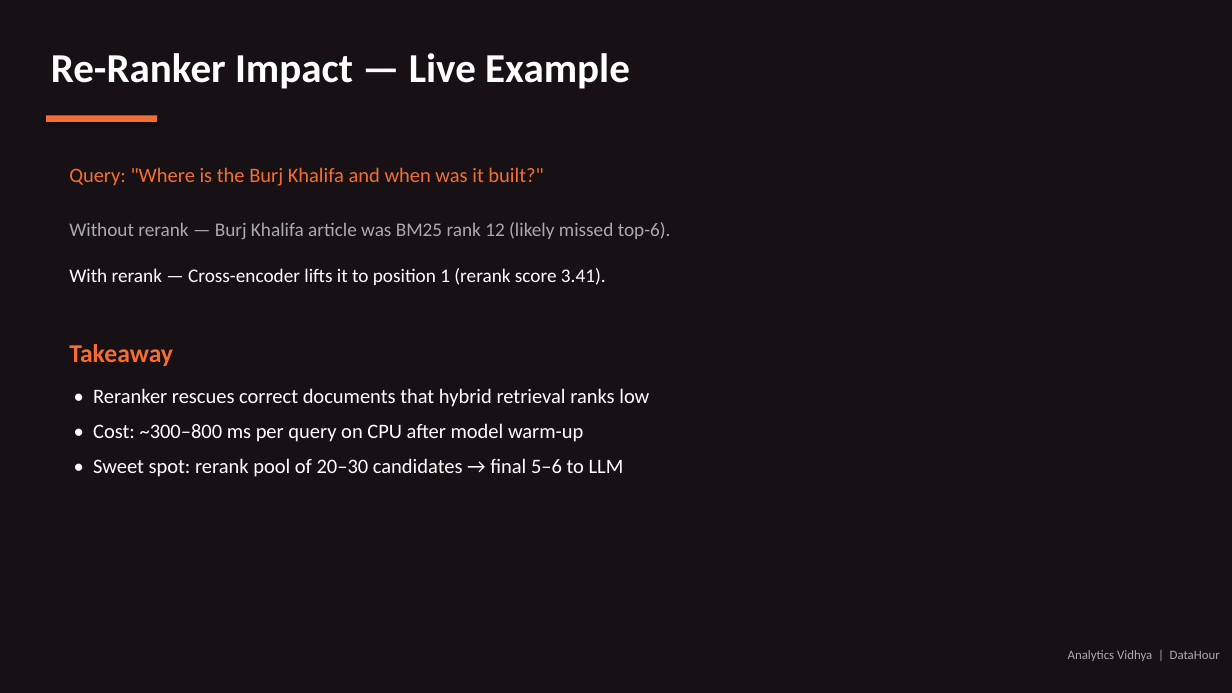
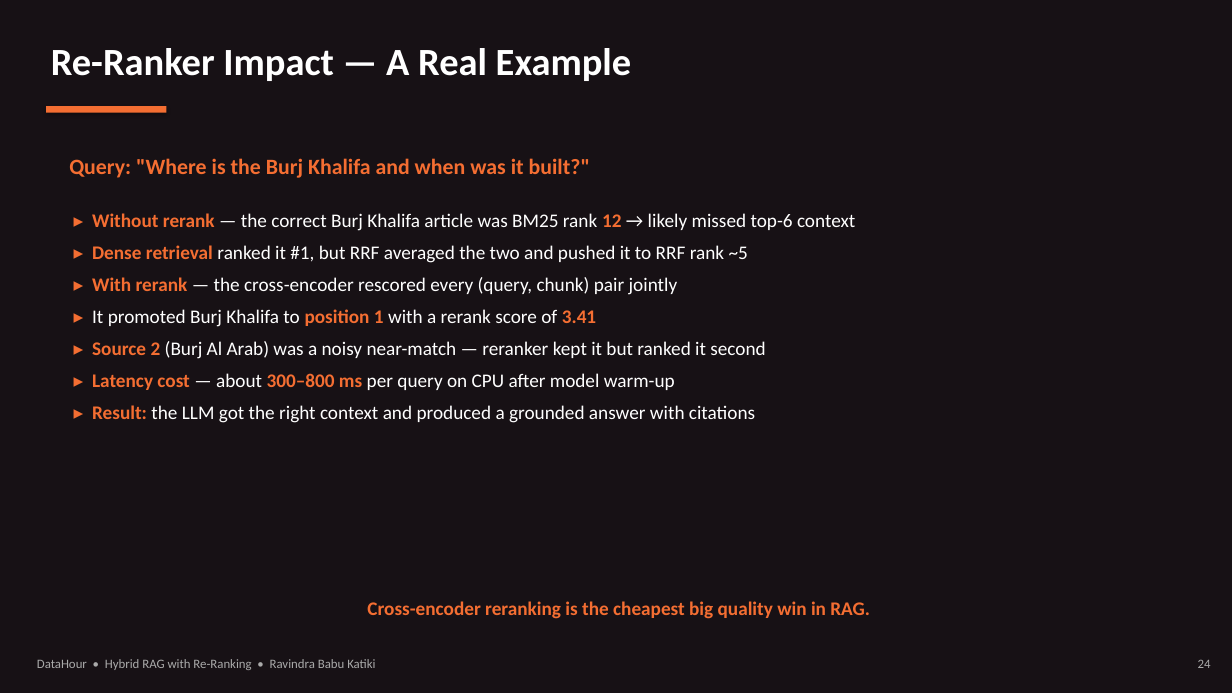
Before and after one commit to sunrise197605/Datahour_HybridRAG, a slide deck: slide 24 of DataHour_HybridRAG.pptx (slide 18 before the commit). Drawn at 1232x693 pixels with LibreOffice and Linux fonts; fonts in the diff are those of the drawing. Boxes give left, top, right and bottom in pixels: in the first picture for what was removed or moved away, otherwise in the second. Text is boxed around its words. In the diff, an @@ line names an element or a change of style, - is before the commit and + after.

Commit message:
Add class docstrings, self-contained demo notebook, and updated deck
Narrative 100-word docstrings on critical classes (HybridRAG,
DenseIndex, BM25Index, CrossEncoderReranker, LLMGenerator,
MistralChat) and key functions (reciprocal_rank_fusion,
build_prompt, CSFS/MRR/HitRate metrics). Ship a self-contained
Plan B notebook with both clean and pre-executed variants, and
the revised DataHour deck with Analytics Vidhya title art and
Vriksha logo.

```diff
--- a/DataHour_HybridRAG.pptx
+++ b/DataHour_HybridRAG.pptx
@@ text at [51, 48, 632, 81]: text changed; size 32 to 30 pt @@
-Re-Ranker Impact — Live Example
+Re-Ranker Impact — A Real Example
@@ rectangle: place and size @@
-rectangle at [46, 116, 157, 122]
+rectangle at [46, 106, 166, 113]
@@ text "Query: "Where is the Burj ...": place and size @@
-text "Query: "Where is the Burj ..." at [69, 167, 543, 186]
+text "Query: "Where is the Burj ..." at [69, 158, 590, 178]
@@ text "Query: "Where is the Burj ..." at [69, 158, 590, 178]: size 16 to 17 pt, bold on @@
@@ text at [92, 213, 855, 423]: text changed; text colour #AAAAAA to #FFFFFF @@
-Without rerank — Burj Khalifa article was BM25 rank 12 (likely missed top-6).
+▸ Without rerank — the correct Burj Khalifa article was BM25 rank 12 → likely missed top-6 context
+▸ Dense retrieval ranked it #1, but RRF averaged the two and pushed it to RRF rank ~5
+▸ With rerank — the cross-encoder rescored every (query, chunk) pair jointly
+▸ It promoted Burj Khalifa to position 1 with a rerank score of 3.41
+▸ Source 2 (Burj Al Arab) was a noisy near-match — reranker kept it but ranked it second
+▸ Latency cost — about 300–800 ms per query on CPU after model warm-up
+▸ Result: the LLM got the right context and produced a grounded answer with citations
@@ text removed at [69, 344, 173, 366] @@
-Takeaway
@@ text removed at [93, 388, 649, 477] @@
-• Reranker rescues correct documents that hybrid retrieval ranks low
-• Cost: ~300–800 ms per query on CPU after model warm-up
-• Sweet spot: rerank pool of 20–30 candidates → final 5–6 to LLM
@@ text at [367, 601, 870, 619]: text changed; text colour #FFFFFF to #F46E32; bold on @@
-With rerank — Cross-encoder lifts it to position 1 (rerank score 3.41).
+Cross-encoder reranking is the cheapest big quality win in RAG.
@@ text added at [37, 659, 375, 670], 10 pt, text #AAAAAA @@
+DataHour • Hybrid RAG with Re-Ranking • Ravindra Babu Katiki
@@ text removed at [1068, 650, 1220, 661] @@
-Analytics Vidhya | DataHour
@@ text added at [1198, 660, 1211, 668], 10 pt, text #AAAAAA @@
+24
```
Also in this commit, not shown: 14 other slides changed, 16 slides added, 6 slides removed, 14 other files.
